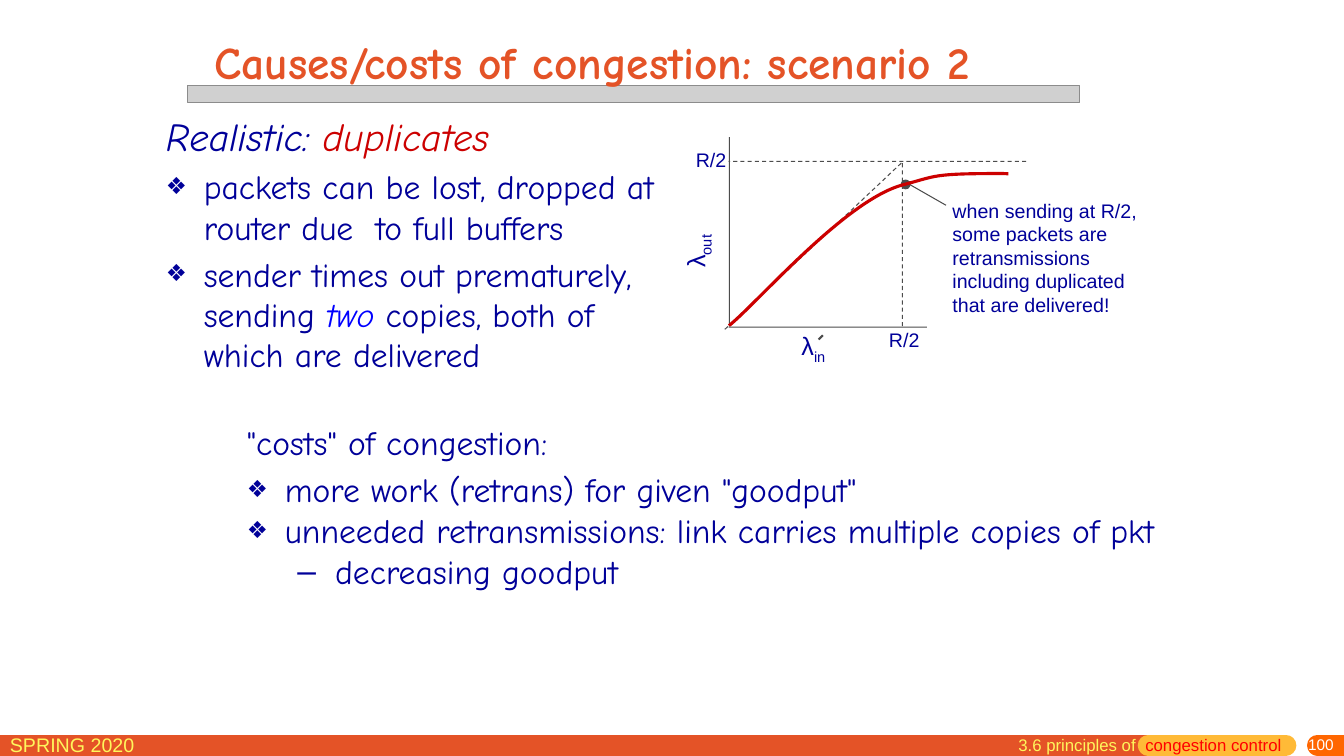
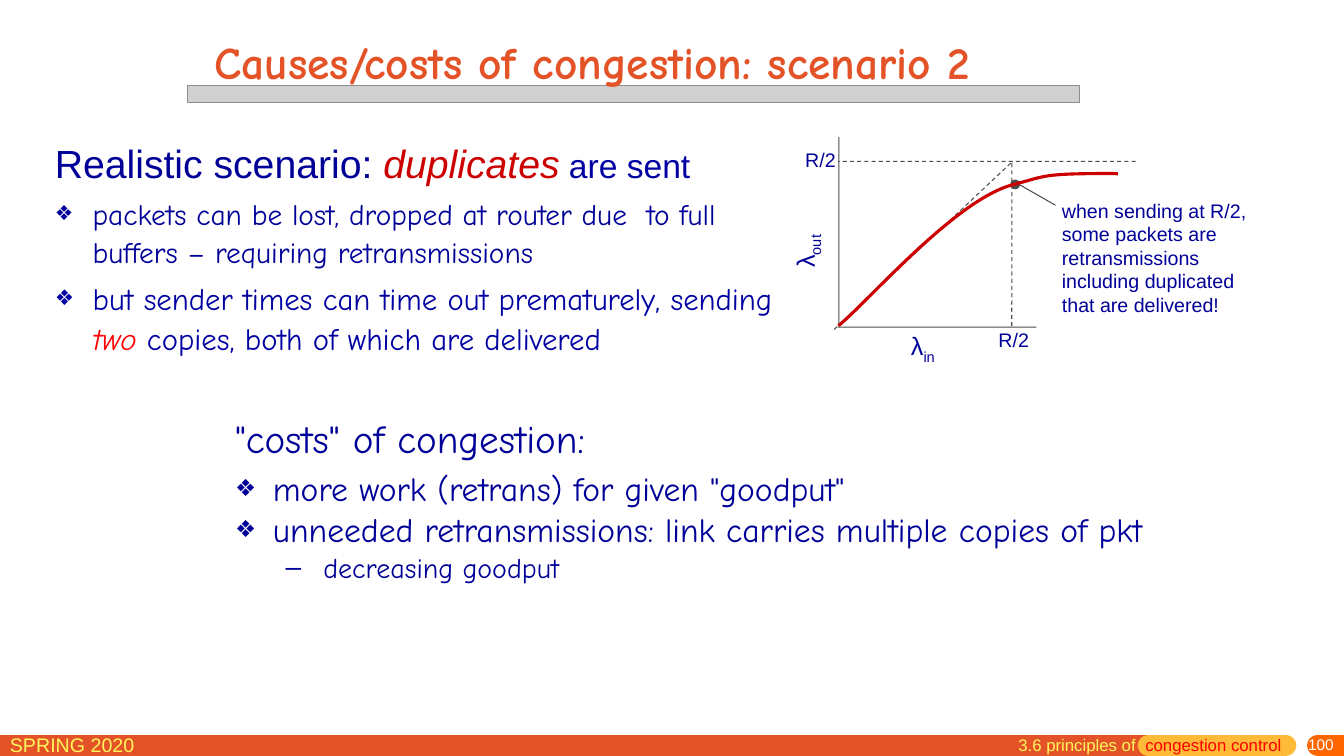
Before and after one commit to network-distributed/presentations, a slide deck: slide 100 of chapter3.pptx. Drawn at 1344x756 pixels with LibreOffice and Linux fonts; fonts in the diff are those of the drawing; grey boxes stand for pictures. Boxes give left, top, right and bottom in pixels: in the first picture for what was removed or moved away, otherwise in the second. Text is boxed around its words. In the diff, an @@ line names an element or a change of style, - is before the commit and + after.

```diff
--- a/chapter3.pptx
+++ b/chapter3.pptx
@@ text at box(93, 205, 773, 356): text changed; size 24 to 22 pt @@
-Realistic: duplicates
-❖ packets can be lost, dropped at router due to full buffers
-❖ sender times out prematurely, sending two copies, both of which are delivered
+Realistic scenario: duplicates are sent
+❖ packets can be lost, dropped at router due to full buffers – requiring retransmissions
+❖ but sender times can time out prematurely, sending two copies, both of which are delivered
@@ 5 texts, 5 lines, 1 ellipse, 1 freeform shape, 1 arrow: place and size @@
-5 texts, 5 lines, 1 ellipse, 1 freeform shape, 1 arrow at box(676, 137, 1137, 366)
+5 texts, 5 lines, 1 ellipse, 1 freeform shape, 1 arrow at box(785, 137, 1246, 366)
@@ line removed from (819, 340) to (823, 336) @@
@@ text ""costs" of congestion:": place and size @@
-text ""costs" of congestion:" at box(247, 432, 1154, 591)
+text ""costs" of congestion:" at box(235, 426, 1143, 584)
@@ text at box(235, 426, 584, 584): size 24 to 28 pt in ""costs" of congestion:"; size 24 to 20 pt in "decreasing goodput" @@
```
Also in this commit, not shown: 19 other slides changed, 1 slide removed, 1 other file.
